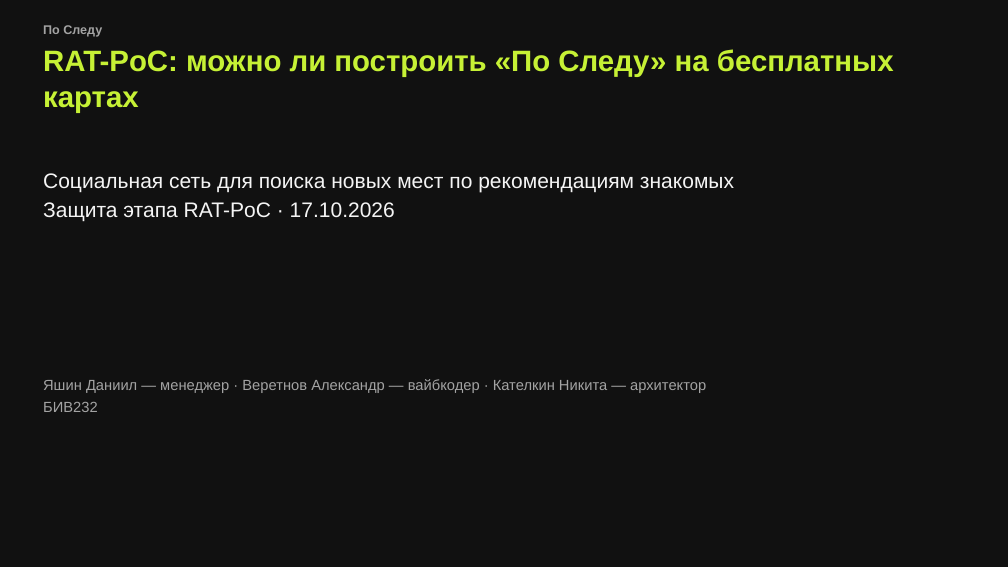
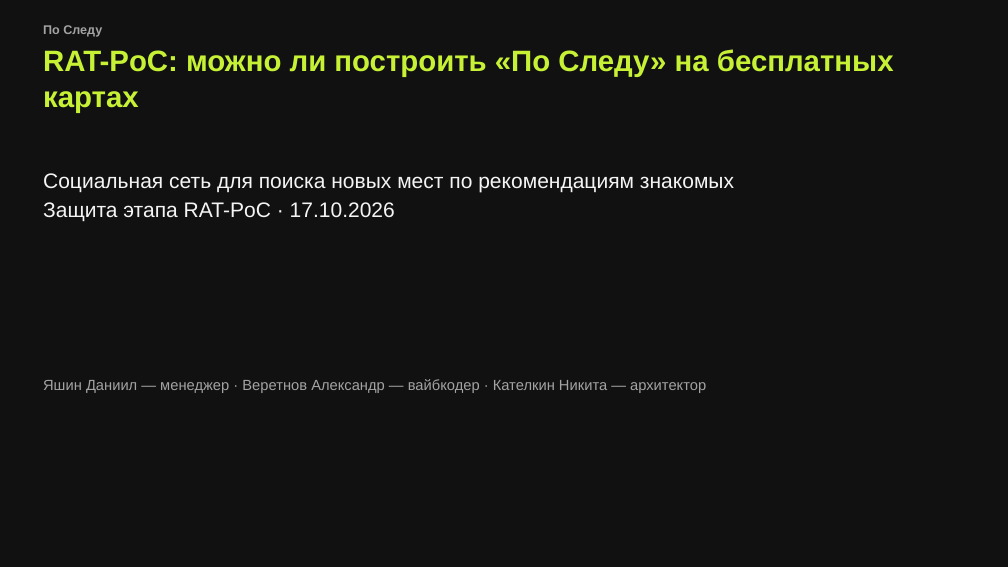
Before and after one commit to KAKBE/social_network, a slide deck: slide 1 of presentation/ПоСледу_RAT-PoC.pptx. Drawn at 1008x567 pixels with LibreOffice and Linux fonts; fonts in the diff are those of the drawing. Boxes give left, top, right and bottom in pixels: in the first picture for what was removed or moved away, otherwise in the second. Text is boxed around its words. In the diff, an @@ line names an element or a change of style, - is before the commit and + after.

```diff
--- a/presentation/ПоСледу_RAT-PoC.pptx
+++ b/presentation/ПоСледу_RAT-PoC.pptx
@@ text at <box>43,402,98,412</box>: paragraph removed @@
-БИВ232
```
Also in this commit, not shown: 1 other slide changed, 4 other files.
